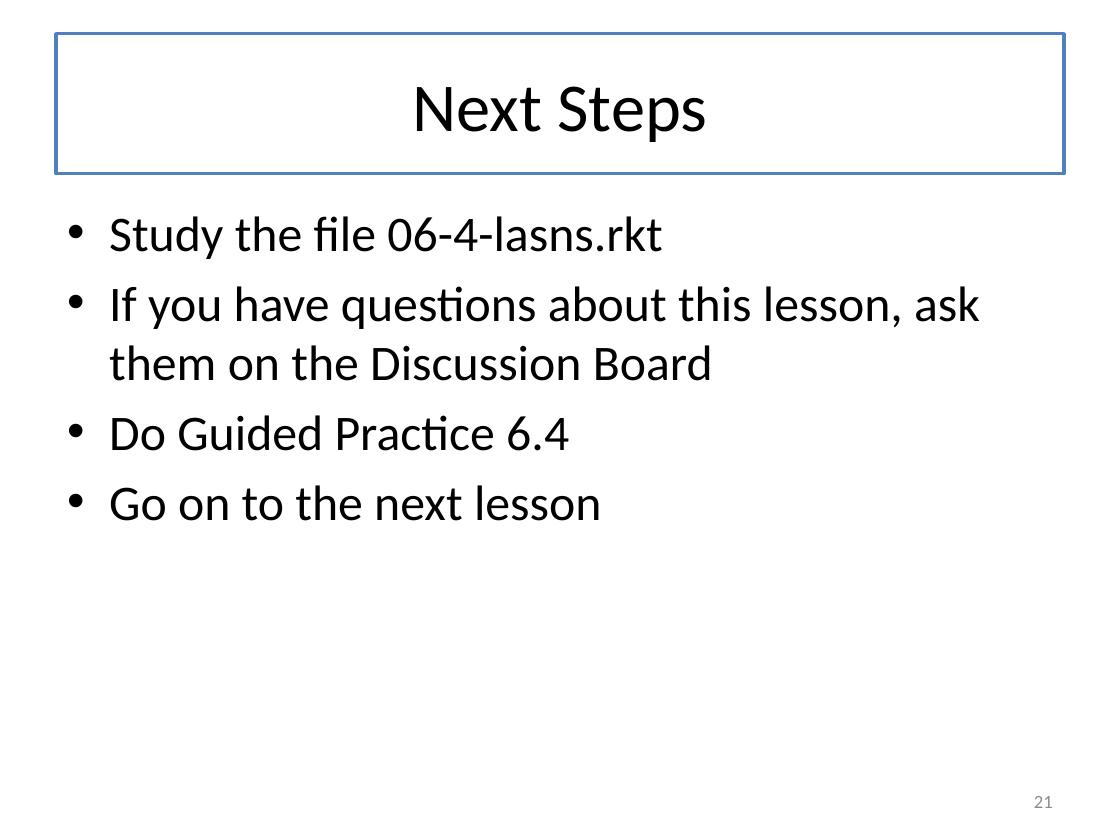
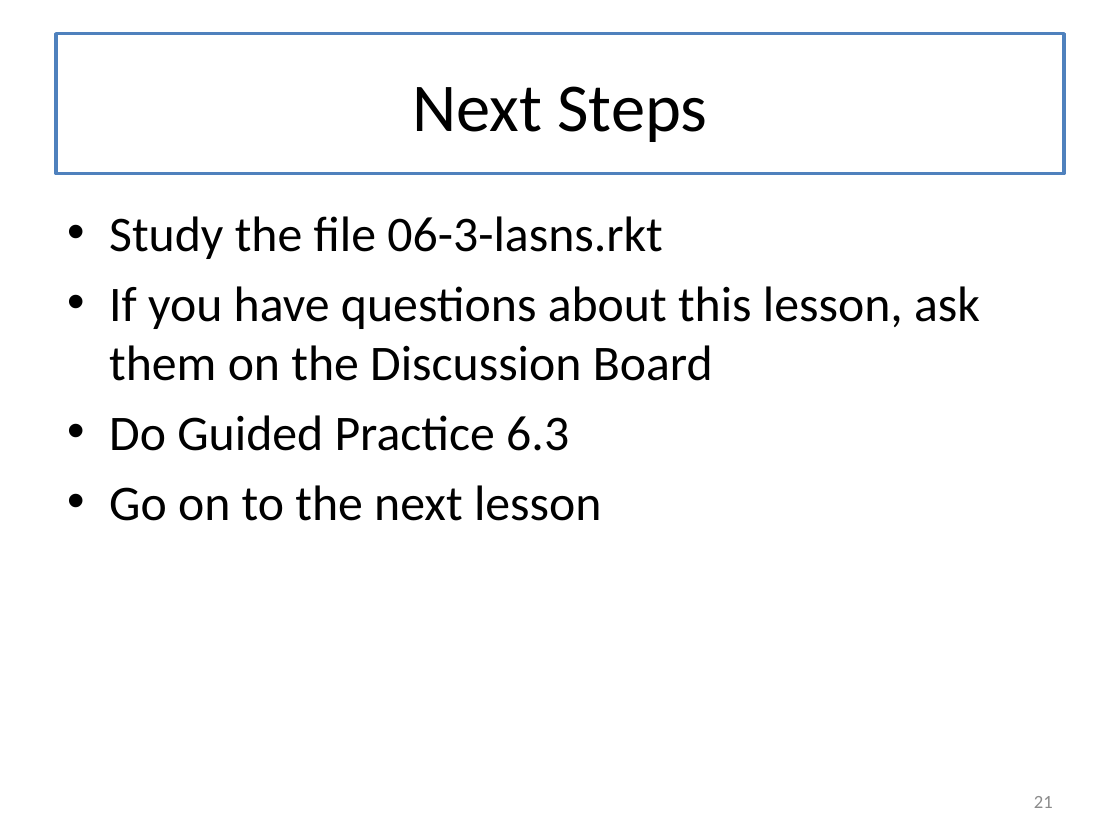
Before and after one commit to mwand/cs5010f16, a slide deck: slide 21 of Slides/Lesson 6.3 Mutually Recursive Data Definitions.pptx. Drawn at 1120x840 pixels with LibreOffice and Linux fonts; fonts in the diff are those of the drawing. Boxes give left, top, right and bottom in pixels: in the first picture for what was removed or moved away, otherwise in the second. Text is boxed around its words. In the diff, an @@ line names an element or a change of style, - is before the commit and + after.

```diff
--- a/Slides/Lesson 6.3 Mutually Recursive Data Definitions.pptx
+++ b/Slides/Lesson 6.3 Mutually Recursive Data Definitions.pptx
@@ text at [109, 216, 662, 259]: text changed @@
-• Study the file 06-4-lasns.rkt
+• Study the file 06-3-lasns.rkt
@@ text at [109, 415, 569, 451]: text changed @@
-• Do Guided Practice 6.4
+• Do Guided Practice 6.3
```
Also in this commit, not shown: 49 other files.
